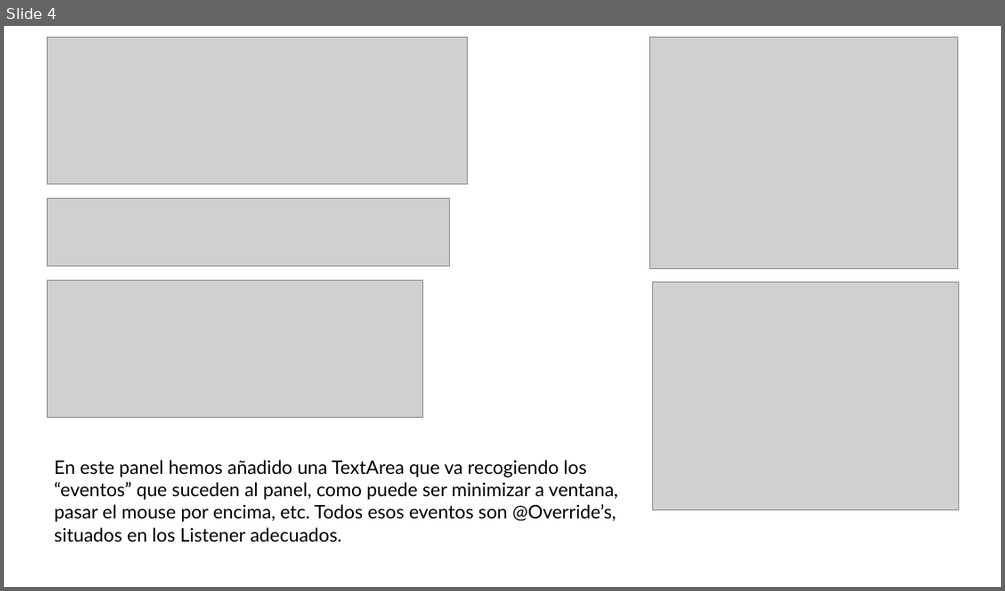
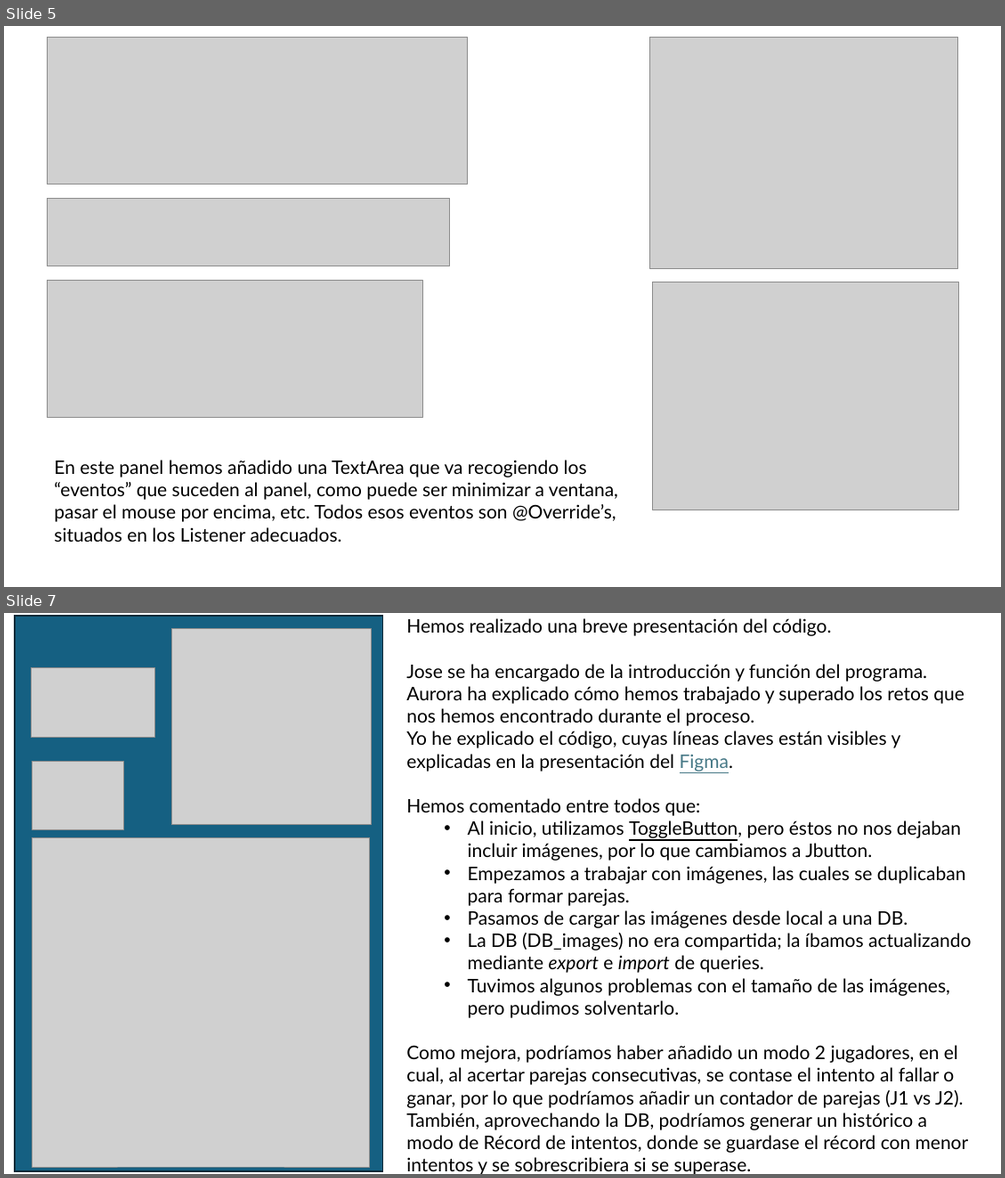
Before and after one commit to AchillesD9-Alex/-2024-Java-Angular-Bootcamp, a slide deck: [JAVA]/C4/TA20/ta20.pptx. Shown one above the other, each under a label of ours: slide 4 before the commit, slides 5 and 7 after it; the slides between them are not shown. The pictures are 1005x591 and 1005x1178 pixels, drawn with LibreOffice and Linux fonts; fonts in the diff are those of the drawing; grey boxes stand for pictures. Boxes give left, top, right and bottom in pixels: in the first picture for what was removed or moved away, otherwise in the second. Text is boxed around its words. In the diff, an @@ line names an element or a change of style, - is before the commit and + after.

```diff
--- a/[JAVA]/C4/TA20/ta20.pptx
+++ b/[JAVA]/C4/TA20/ta20.pptx
@@ slide 7 added at [4, 613, 1001, 1174], background #FFFFFF @@
@@ rectangle added at [15, 616, 382, 1171], fill #156082, outline #092A39 1.5 pt @@
@@ picture added at [171, 629, 372, 825] @@
@@ text added at [406, 618, 971, 1174], 18 pt, text #000000 @@
+Hemos realizado una breve presentación del código.
+Jose se ha encargado de la introducción y función del programa.
+Aurora ha explicado cómo hemos trabajado y superado los retos que nos hemos encontrado durante el proceso.
+Yo he explicado el código, cuyas líneas claves están visibles y explicadas en la presentación del Figma.
+Hemos comentado entre todos que:
+  • Al inicio, utilizamos ToggleButton, pero éstos no nos dejaban incluir imágenes, por lo que cambiamos a Jbutton.
+  • Empezamos a trabajar con imágenes, las cuales se duplicaban para formar parejas.
+  • Pasamos de cargar las imágenes desde local a una DB.
+  • La DB (DB_images) no era compartida; la íbamos actualizando mediante export e import de queries.
+  • Tuvimos algunos problemas con el tamaño de las imágenes, pero pudimos solventarlo.
+Como mejora, podríamos haber añadido un modo 2 jugadores, en el cual, al acertar parejas consecutivas, se contase el intento al fallar o ganar, por lo que podríamos añadir un contador de parejas (J1 vs J2).
+También, aprovechando la DB, podríamos generar un histórico a modo de Récord de intentos, donde se guardase el récord con menor intentos y se sobrescribiera si se superase.
@@ picture added at [31, 667, 155, 737] @@
@@ picture added at [32, 761, 123, 831] @@
@@ picture added at [32, 837, 370, 1167] @@
@@ what was slide 4 is now slide 5 @@
```
Also in this commit, not shown: 2 other slides added, 1 slide removed, 6 other files.
